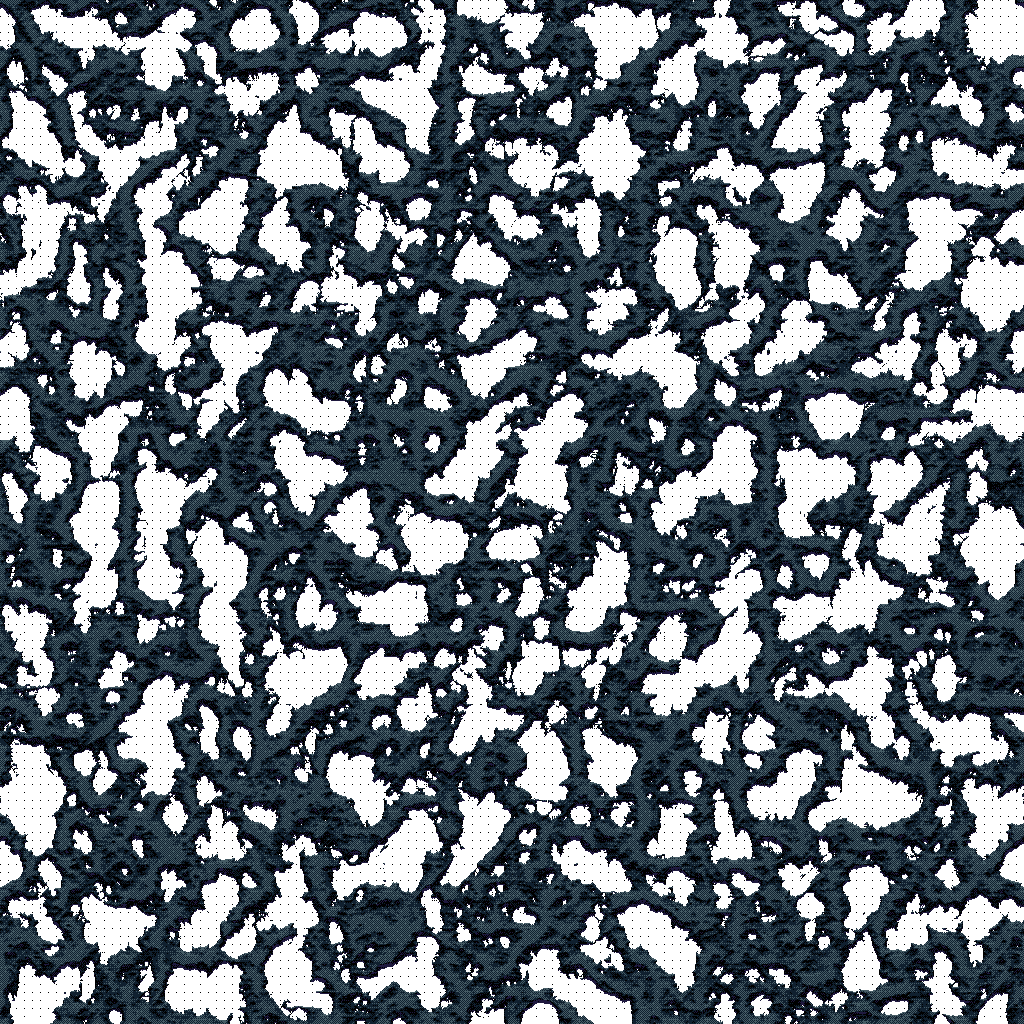
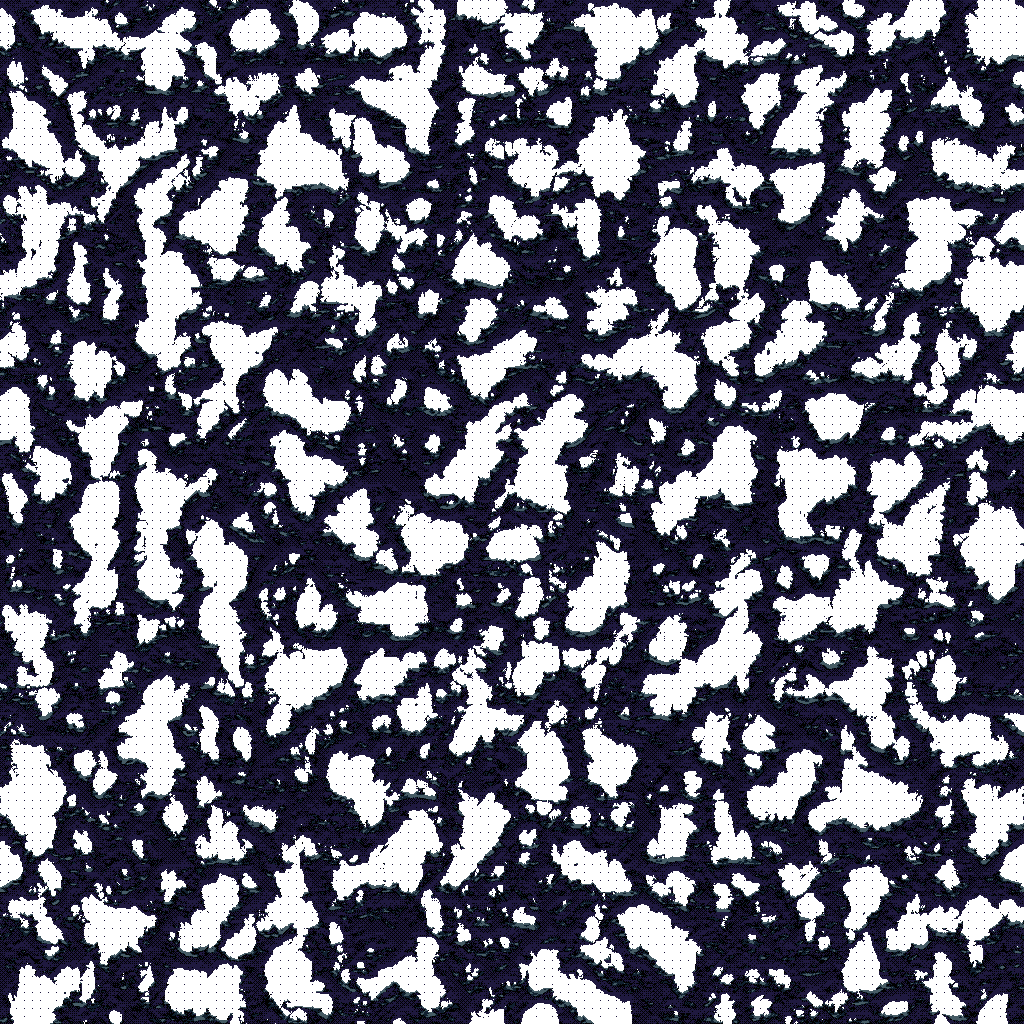
Revision of a layered w=1024, h=1024 image; what changed, layer by layer:
renamed "Background copy #1" to "famicube.png copy", hid it, moved it above "Background copy #2", painted on it over [0, 0, 1024, 1024]
painted on "Background copy #2" over [0, 0, 1024, 1024]
